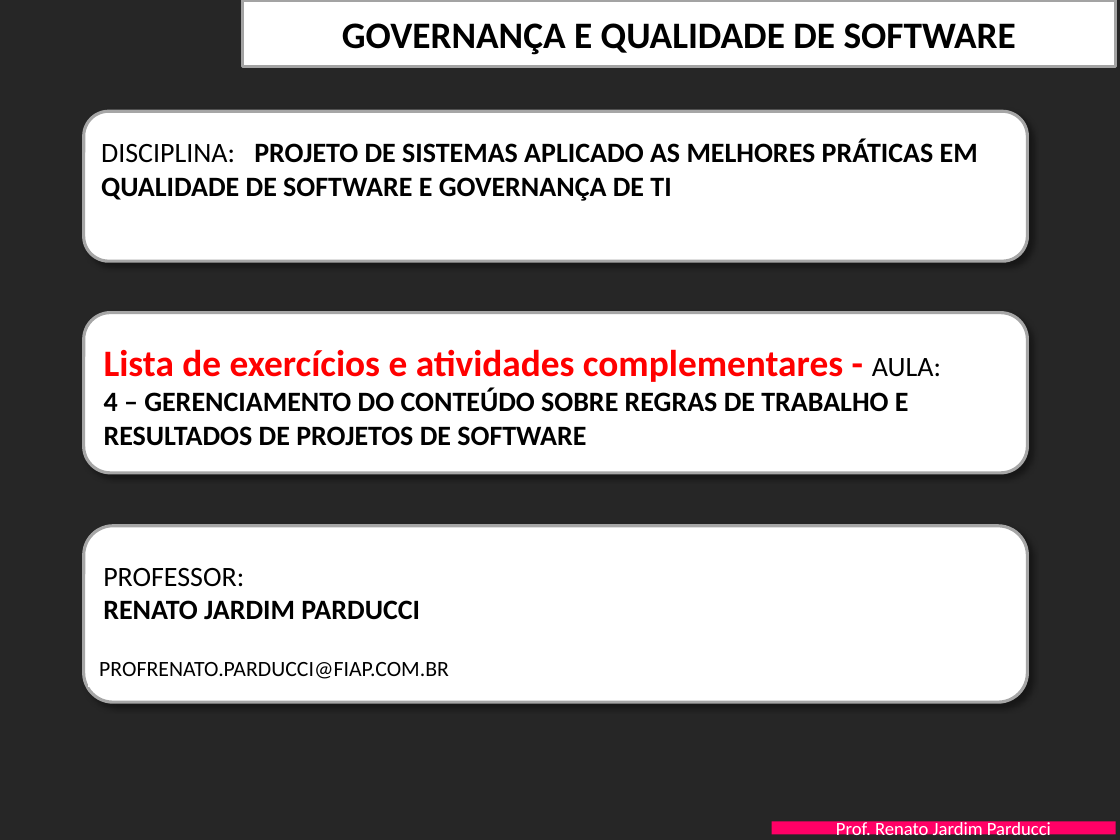
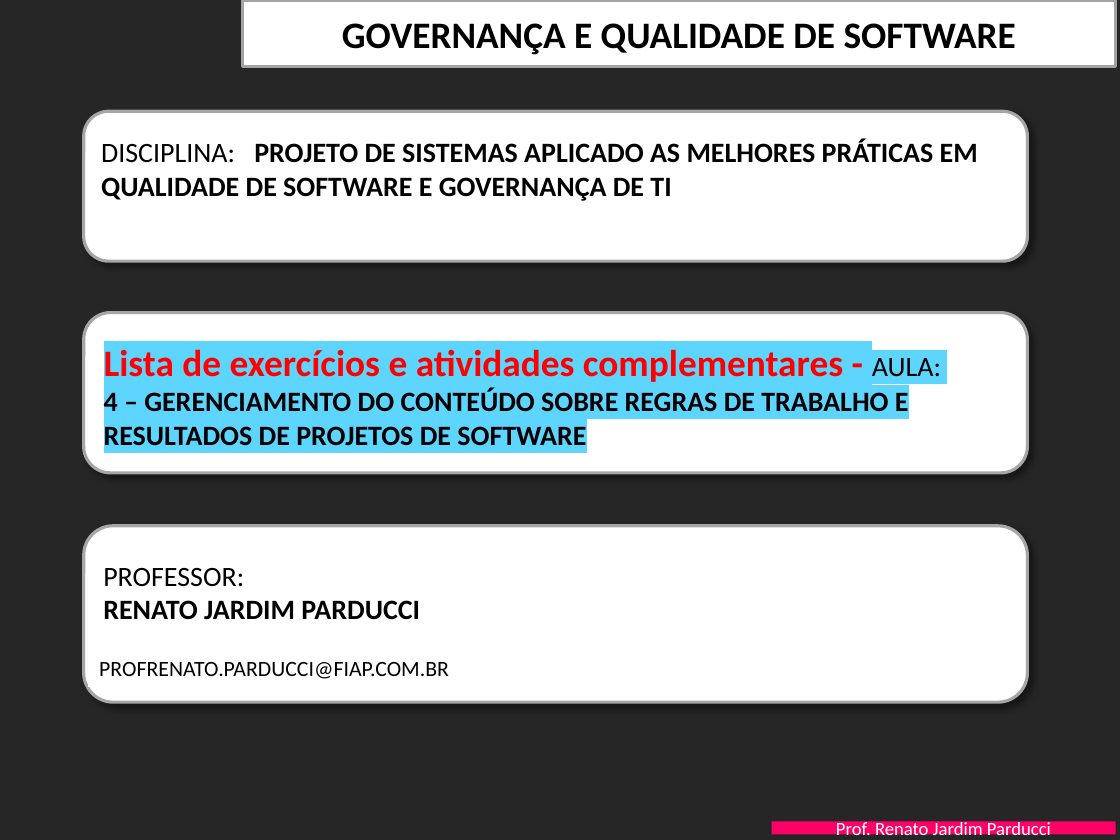
Before and after one commit to luccaFreitass/3SIS-ProjetoExemploGIT, a slide deck: slide 1 of PastaDocsProjeto/FIAP-QualidProjSW-Aula-4-AdministracaoConteudo- EXERCICIOS.pptx. Drawn at 1120x840 pixels with LibreOffice and Linux fonts; fonts in the diff are those of the drawing; background and template pictures are left out. Boxes give left, top, right and bottom in pixels: in the first picture for what was removed or moved away, otherwise in the second. Text is boxed around its words. In the diff, an @@ line names an element or a change of style, - is before the commit and + after.

Commit message:
Alteração de cor do arquivo de exercicios

```diff
--- a/PastaDocsProjeto/FIAP-QualidProjSW-Aula-4-AdministracaoConteudo- EXERCICIOS.pptx
+++ b/PastaDocsProjeto/FIAP-QualidProjSW-Aula-4-AdministracaoConteudo- EXERCICIOS.pptx
@@ text "Lista de exercícios e atividades ..." at <box>104,349,941,446</box>: highlight none to #5DD5FF @@
```
